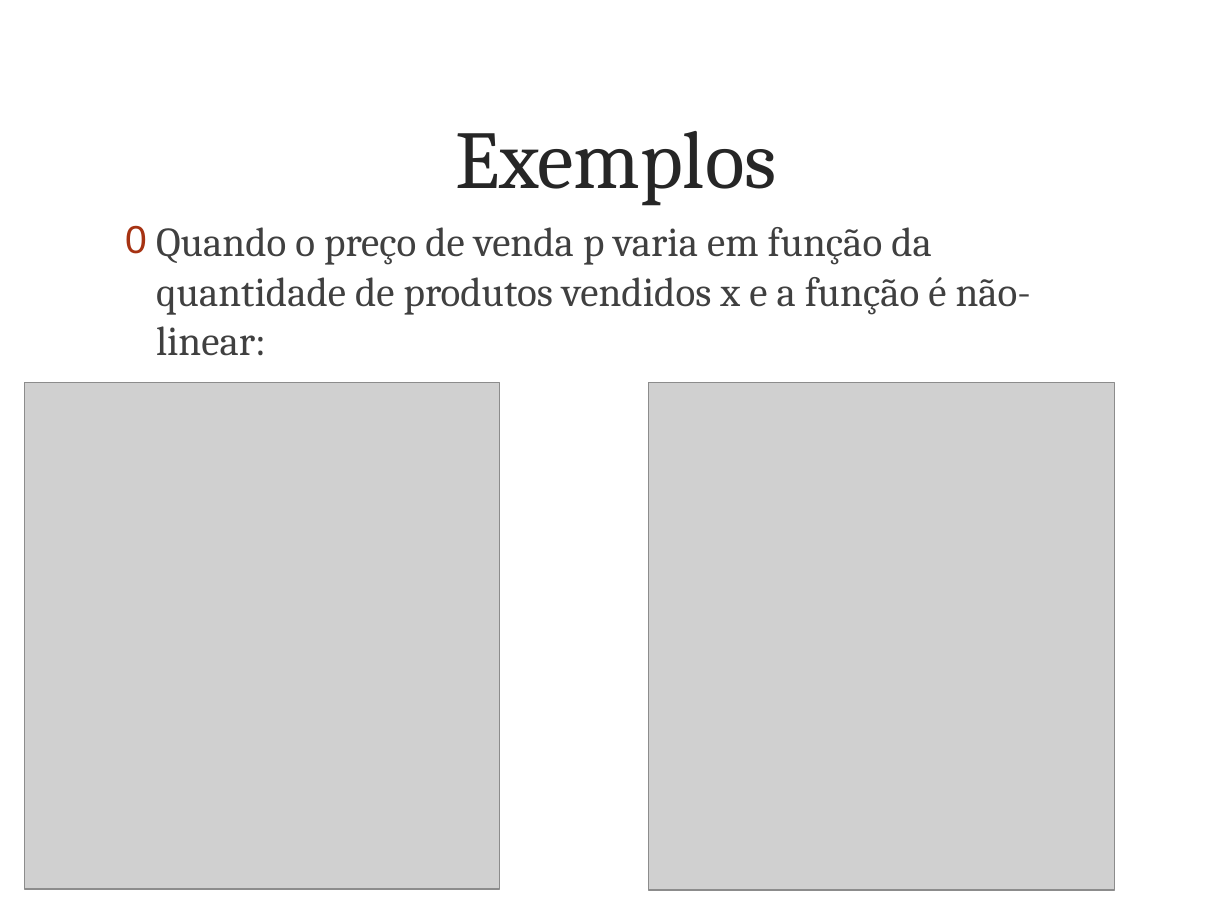
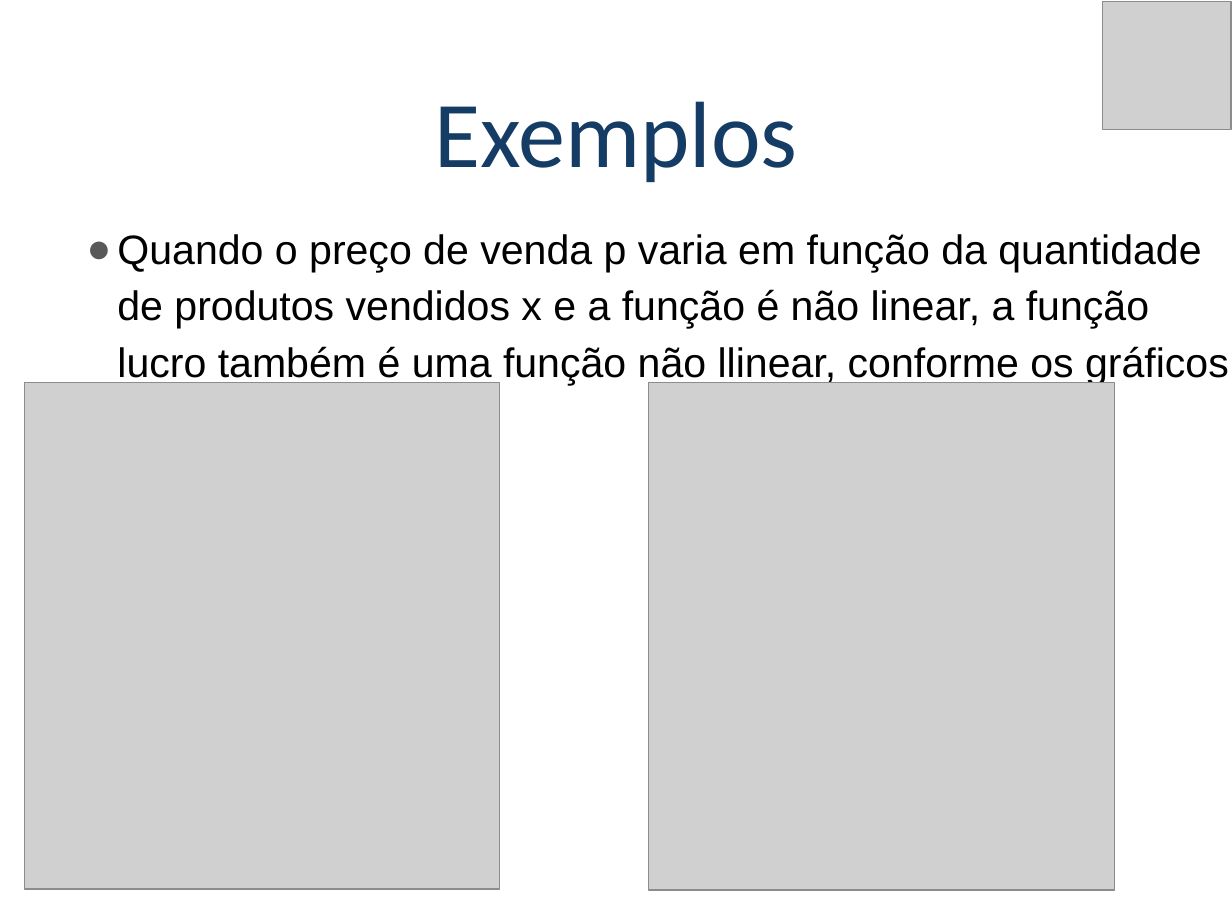
Before and after one commit to poparatodos/Pesquisa-Operacional-Para-Todos, a slide deck: slide 4 of assets/slides/po2/Programação Não Linear.pptx. Drawn at 1232x924 pixels with LibreOffice and Linux fonts; fonts in the diff are those of the drawing; grey boxes stand for pictures; background and template pictures are left out. Boxes give left, top, right and bottom in pixels: in the first picture for what was removed or moved away, otherwise in the second. Text is boxed around its words. In the diff, an @@ line names an element or a change of style, - is before the commit and + after.

```diff
--- a/assets/slides/po2/Programação Não Linear.pptx
+++ b/assets/slides/po2/Programação Não Linear.pptx
@@ title "Exemplos": place and size @@
-title "Exemplos" at box(455, 131, 777, 206)
+title "Exemplos" at box(434, 101, 797, 182)
@@ title "Exemplos" at box(434, 101, 797, 182): size 48 to 55 pt, font Cambria to Calibri, text colour #262626 to #143C64; line spacing 1 to 0.9; vertical alignment middle to bottom @@
@@ picture added at box(1103, 1, 1231, 129) @@
@@ text at box(117, 234, 1229, 385): text changed; font Cambria to Arial; text colour #404040 to #000000 @@
-0 Quando o preço de venda p varia em função da quantidade de produtos vendidos x e a função é não-linear:
+● Quando o preço de venda p varia em função da quantidade de produtos vendidos x e a função é não linear, a função lucro também é uma função não llinear, conforme os gráficos
```
Also in this commit, not shown: 31 other slides changed, 11 other files.
